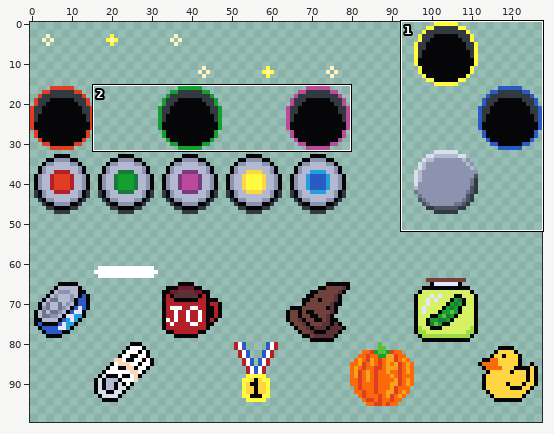
A pixel-art file gets an edit: Assets/Sprites/Raw/RollingRocks.ase. The picture above shows the old version from afar; the outline marks the close-up.
Close-up. Earlier state:
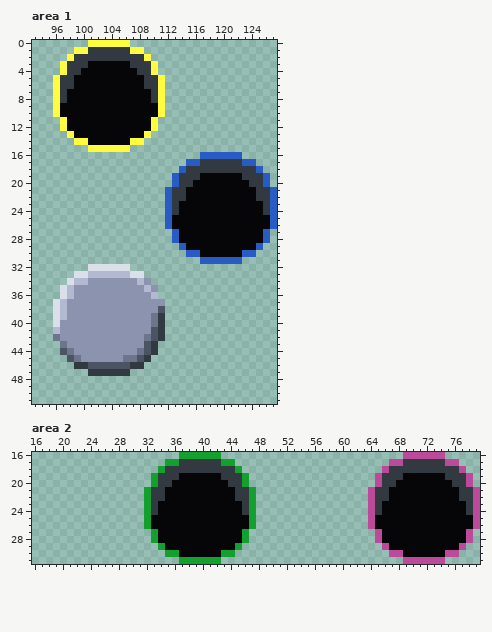
128x128 pixels, 1 frame. Shown: area 1: x 93..127, y 0..51; area 2: x 16..79, y 16..31. The wide view leaves out empty margins. The commit also changed other parts of the picture, which this record leaves out.
And afterwards:
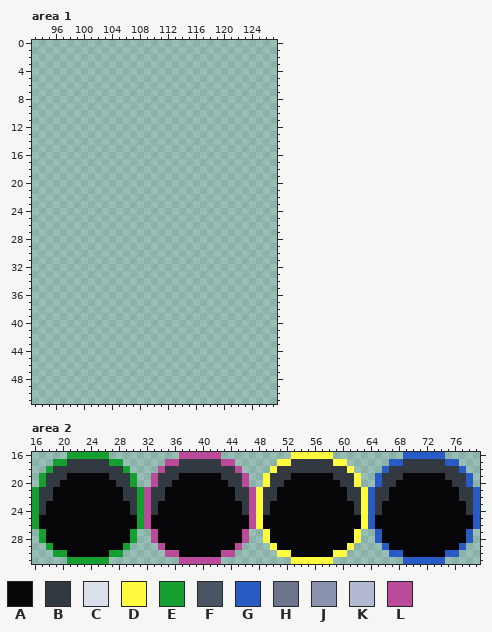
Palette (. is transparent): A #060608  B #333941  C #dae0ea  D #fffc40  E #14a02e  F #4a5462  G #285cc4  H #6d758d  J #8b93af  K #b3b9d1  L #bc4a9b
The exact change:
Changed rows in their new state; - is an unchanged pixel.
Area 1:
first column x 96:
 0 -----......---------------------
 1 ---..........-------------------
 2 --............------------------
 3 -..............-----------------
 4 -..............-----------------
 5 ................----------------
 6 ................----------------
 7 ................----------------
 8 ................----------------
 9 ................----------------
10 ................----------------
11 -..............-----------------
12 -..............-----------------
13 --............------------------
14 ---..........-------------------
15 -----......---------------------
16 ---------------------......-----
17 -------------------..........---
18 ------------------............--
19 -----------------..............-
20 -----------------..............-
21 ----------------................
22 ----------------................
23 ----------------................
24 ----------------................
25 ----------------................
26 ----------------................
27 -----------------..............-
28 -----------------..............-
29 ------------------............--
30 -------------------..........---
31 ---------------------......-----
32 -----......---------------------
33 ---..........-------------------
34 --............------------------
35 -..............-----------------
36 -..............-----------------
37 ................----------------
38 ................----------------
39 ................----------------
40 ................----------------
41 ................----------------
42 ................----------------
43 -..............-----------------
44 -..............-----------------
45 --............------------------
46 ---..........-------------------
47 -----......---------------------
Area 2:
first column x 16:
16 -----EEEEEE----------LLLLLL----------DDDDDD----------GGGGGG-----
17 ---EEBBBBBBEE------LL------LL------DDBBBBBBDD------GG------GG---
18 --EBBBBBBBBBBE----L----------L----DBBBBBBBBBBD----G----------G--
19 -EBBBAAAAAABBBE--L------------L--DBBBAAAAAABBBD--G------------G-
20 -EBBAAAAAAAABBE--L------------L--DBBAAAAAAAABBD--G------------G-
21 EBBAAAAAAAAAABBEL--------------LDBBAAAAAAAAAABBDG--------------G
22 EBBAAAAAAAAAABBEL--------------LDBBAAAAAAAAAABBDG--------------G
23 EBAAAAAAAAAAAABEL--------------LDBAAAAAAAAAAAABDG--------------G
24 EBAAAAAAAAAAAABEL--------------LDBAAAAAAAAAAAABDG--------------G
25 EAAAAAAAAAAAAAAEL--------------LDAAAAAAAAAAAAAADG--------------G
26 EAAAAAAAAAAAAAAEL--------------LDAAAAAAAAAAAAAADG--------------G
27 -EAAAAAAAAAAAAE--L------------L--DAAAAAAAAAAAAD--G------------G-
28 -EAAAAAAAAAAAAE--L------------L--DAAAAAAAAAAAAD--G------------G-
29 --EAAAAAAAAAAE----L----------L----DAAAAAAAAAAD----G----------G--
30 ---EEAAAAAAEE------LL------LL------DDAAAAAADD------GG------GG---
31 -----EEEEEE----------LLLLLL----------DDDDDD----------GGGGGG-----
